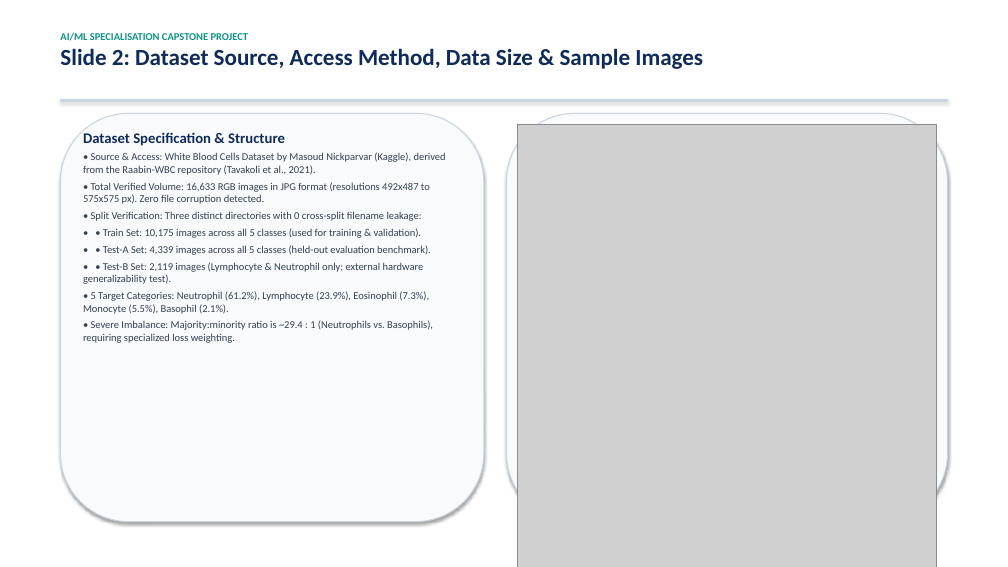
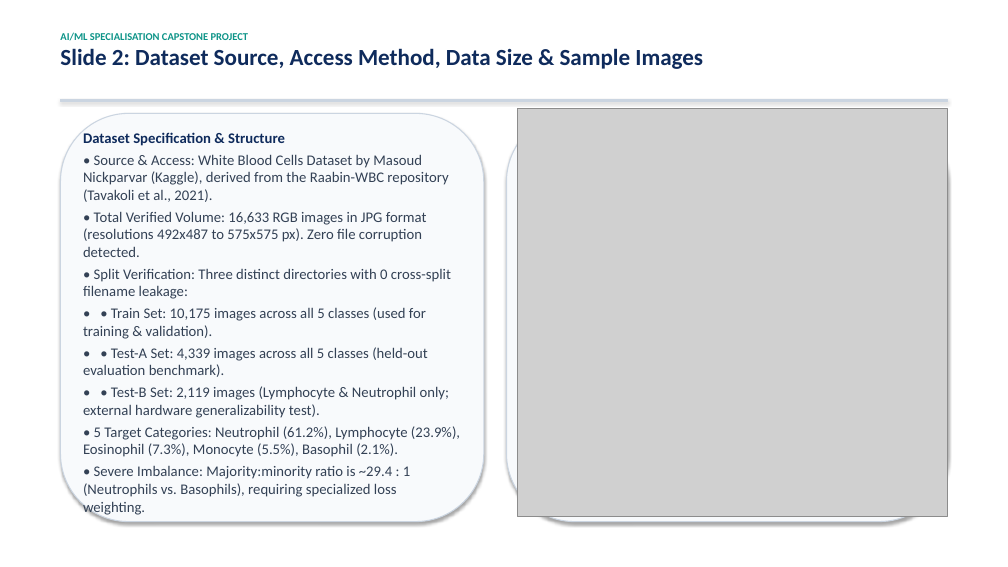
Before and after one commit to drsiginmdpatho-svg/White-Blood-Cell-Classification, a slide deck: slide 2 of reports/WBC_Classification_Academic_Presentation.pptx. Drawn at 1008x567 pixels with LibreOffice and Linux fonts; fonts in the diff are those of the drawing; grey boxes stand for pictures. Boxes give left, top, right and bottom in pixels: in the first picture for what was removed or moved away, otherwise in the second. Text is boxed around its words. In the diff, an @@ line names an element or a change of style, - is before the commit and + after.

```diff
--- a/reports/WBC_Classification_Academic_Presentation.pptx
+++ b/reports/WBC_Classification_Academic_Presentation.pptx
@@ picture: place and size @@
-picture at [518, 125, 936, 567]
+picture at [518, 108, 948, 516]
@@ text at [83, 154, 460, 516]: size 10 to 14 pt @@
```
Also in this commit, not shown: 7 other slides changed, 3 other files.
